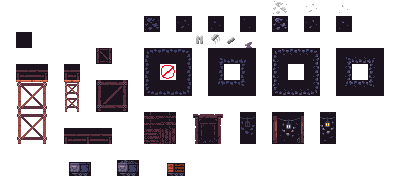
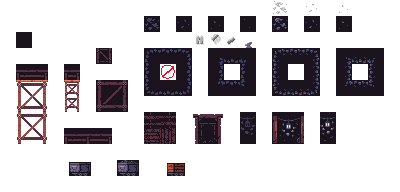
Revision of a layered 400×192 image; what changed, layer by layer:
added layer "Paint Layer 2" (20%) above "Background Merged" over [197,36,236,45]
